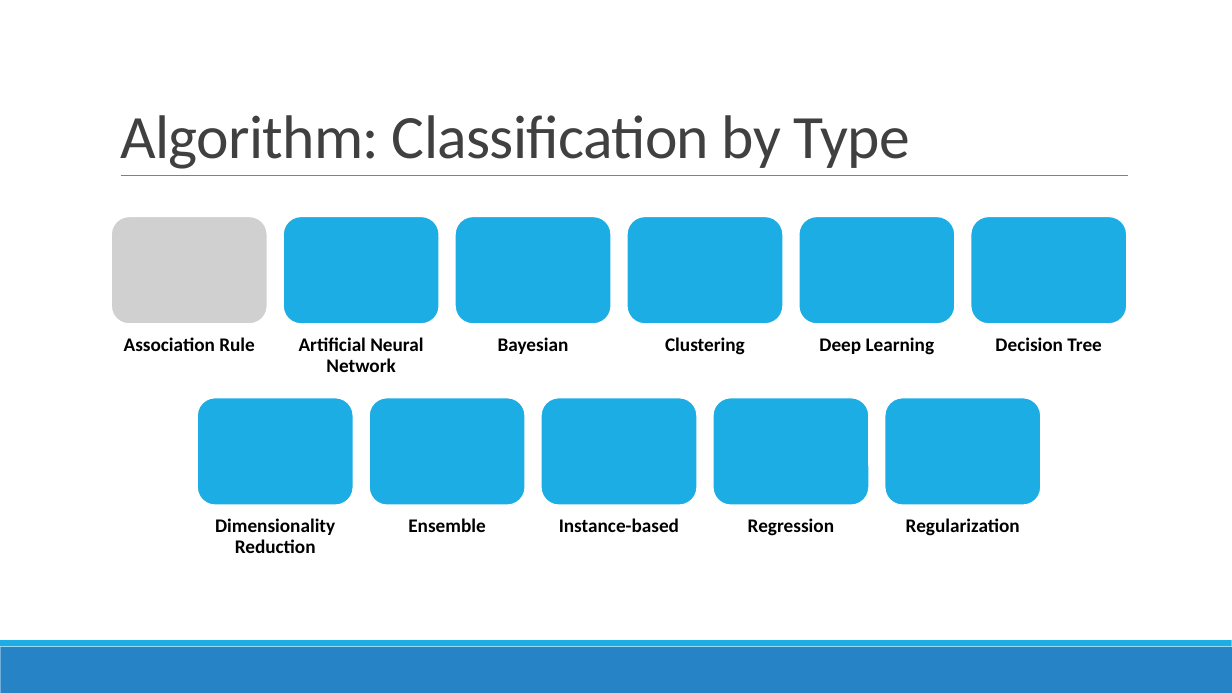
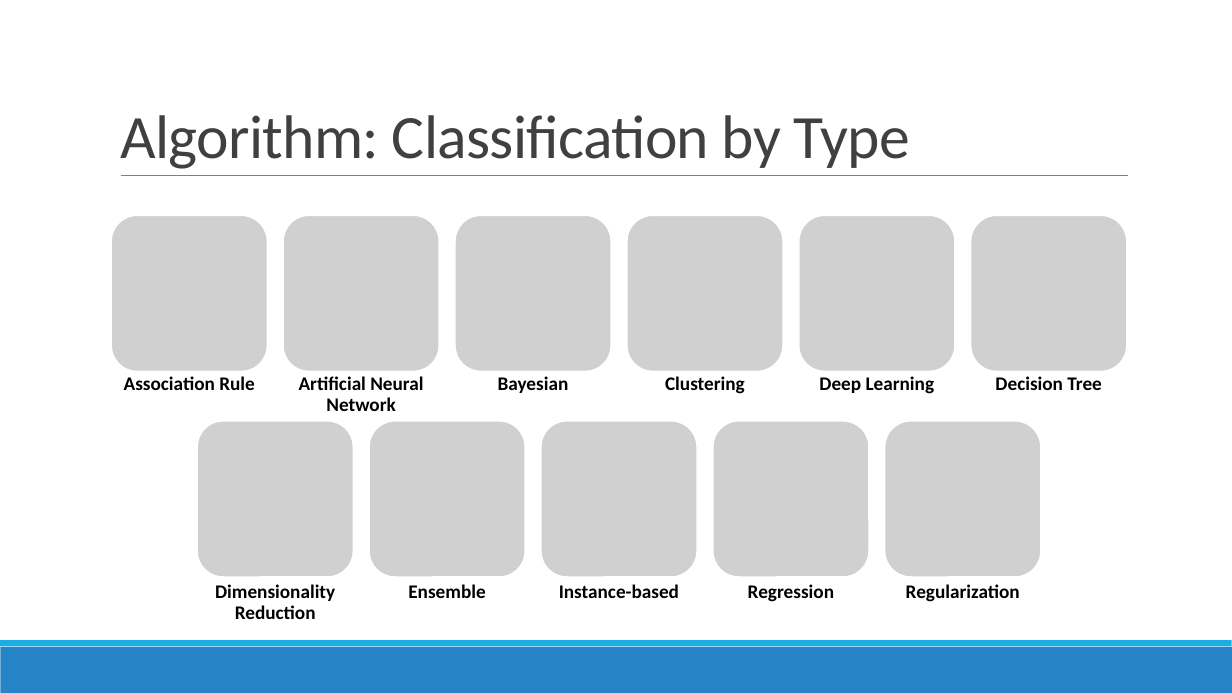
Before and after one commit to DistributedSystems-Fall2018-NEDUET/project-dist_sys, a slide deck: slide 23 of Project Interim Submission/Generic DS Framework.pptx. Drawn at 1232x693 pixels with LibreOffice and Linux fonts; fonts in the diff are those of the drawing; grey boxes stand for pictures. Boxes give left, top, right and bottom in pixels: in the first picture for what was removed or moved away, otherwise in the second. Text is boxed around its words. In the diff, an @@ line names an element or a change of style, - is before the commit and + after.

Commit message:
added picture to classification page
added picture to classification page

```diff
--- a/Project Interim Submission/Generic DS Framework.pptx
+++ b/Project Interim Submission/Generic DS Framework.pptx
@@ picture: place and size @@
-picture at <box>111,216,267,324</box>
+picture at <box>111,215,267,372</box>
@@ 6 texts: place and size @@
-6 texts at <box>124,337,1102,372</box>
+6 texts at <box>124,376,1102,411</box>
@@ group removed at <box>197,216,1127,506</box>: 10 rounded rectangles @@
@@ group added at <box>197,215,1127,577</box>: 10 pictures @@
@@ 5 texts: place and size @@
-5 texts at <box>215,518,1020,553</box>
+5 texts at <box>215,584,1020,619</box>
```
